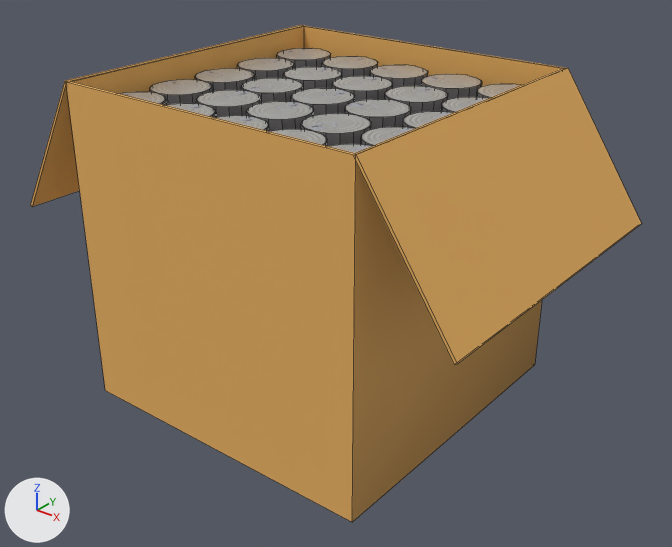
Two versions of the FBX model CatboxFactoryUnity/Assets/Assets/Models/BoxWithCans.fbx, one commit apart.
One viewpoint serves both versions: a 50 mm camera at (1.655, -1.921, 0.842) aimed at (0.062, 0.07, -0.392). Lighting does not change. The marker at lower left points along +X, +Y and +Z. Mesh edges are drawn as thin lines. Where no turn or scale is listed for an object, it has been applied to the vertices.

In view in the first picture: 'Box', 'Cans', 'Flap', 'Flap.001'.
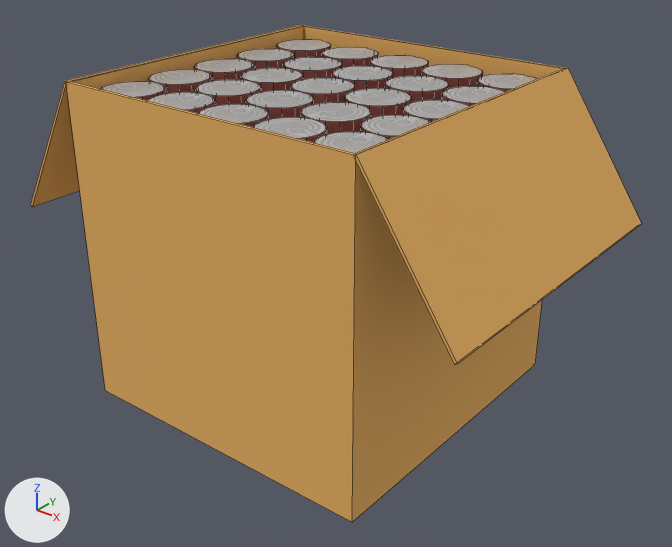
The newer file is also turned or shifted as a whole; pictures and numbers use the older file's frame.

The change, as a list of edits to the scene's bpy script:
```text
Change img_tincantop_png:
    img_tincantop_png: load_image('TinCanTop.png', '../TinCanTop.png', 64, 64, 'sRGB') -> load_image('TinCanTop.png', '../TinCanTop.png', 64, 64, 'Non-Color')
Change mat_material_007:
    remove mat_material_007.texture = img_tincantop_png
    mat_material_007.metallic: 0.495 -> 0.0
    add mat_material_007.base_color = (0.8, 0.432, 0.118)  # orange #e7b060
    mat_material_007.roughness: 0.289 -> 1.0
Add mat_material_013:
    mat_material_013 = bpy.data.materials.new('Material.013')
    # uses the picture img_tincantop_png
Add mat_material_014:
    mat_material_014 = principled_material('Material.014')
    mat_material_014.base_color = (0.343, 0.101, 0.0815)  # brown #9e5951
    mat_material_014.metallic = 0.138
    mat_material_014.roughness = 0.161
Change me_mesh_001:
    where me_mesh_001.from_pydata(...)  # 8 vertices, 6 faces; spans x -0.185..0.105, y -0.409..0.592, z -0.212..0.207
    remove me_mesh_001.materials.append(mat_material_001)  # orange #e7b060
    add me_mesh_001.materials.append(mat_material_007)  # orange #e7b060
Change me_mesh_004:
    where me_mesh_004.from_pydata(...)  # 16 vertices, 14 faces; spans x -0.484..0.516, y -0.41..0.59, z -0.796..0.203
    used by ob_box; location = (-0.016, 0.0, 0.0)
    remove me_mesh_004.materials.append(mat_material_001)  # orange #e7b060
    me_mesh_004 part 1: edges marked sharp go from 21 to 24
    add me_mesh_004.materials.append(mat_material_007)  # orange #e7b060
Add me_cylinder_001:
    me_cylinder_001.from_pydata(...)  # 4000 vertices, 2250 faces; spans x -0.477..0.48, y -0.368..0.55, z 0.641..0.989
    # faces by material slot: [250, 2000]
    me_cylinder_001.materials.append(mat_material_013)
    me_cylinder_001.materials.append(mat_material_014)  # brown #9e5951
Remove ob_cans:
    ob_cans = bpy.data.objects.new('Cans', me_cylinder)
    ob_cans.location = (-0.004, 0.026, 0.239)
Add ob_cans_001:
    ob_cans_001 = bpy.data.objects.new('Cans.001', me_cylinder_001)
    ob_cans_001.location = (0.0, 0.0, -0.816)
```

Where the change shows, as pixel boxes (x1, y1, x2, y2) in the pictures (672 x 547 px):
'Box', surface changed, recoloured, shading changed
    both: (96, 35, 542, 522)
'Cans.001', added
    after: (101, 39, 537, 153)
    faces in mat_material_013: (101, 39, 537, 153)
    faces in mat_material_014 (brown #9e5a51): (119, 41, 535, 143)
'Cans', deleted
    before: (119, 48, 520, 153)
    faces in mat_material_007 (picture img_tincantop_png): (119, 48, 520, 153)
    faces in mat_material_008 (grey #838181): (150, 54, 491, 146)
part 1 of me_mesh_004, shading changed
    both: (66, 25, 566, 522)
